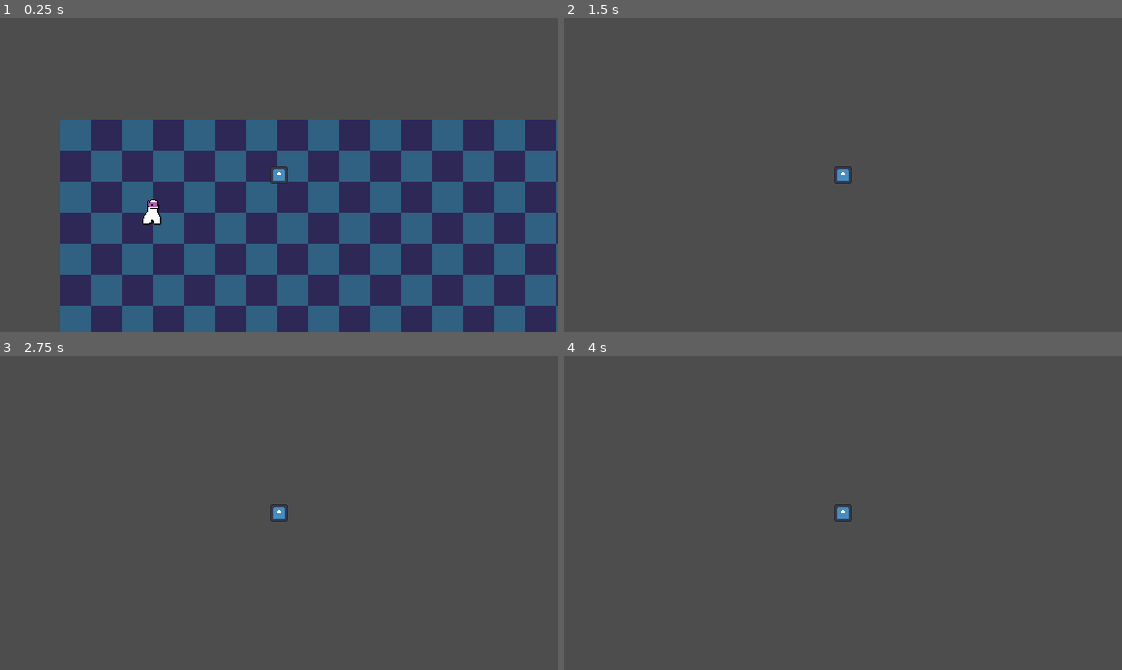
Above: before the commit, frames 1-4 (two rows, left to right).
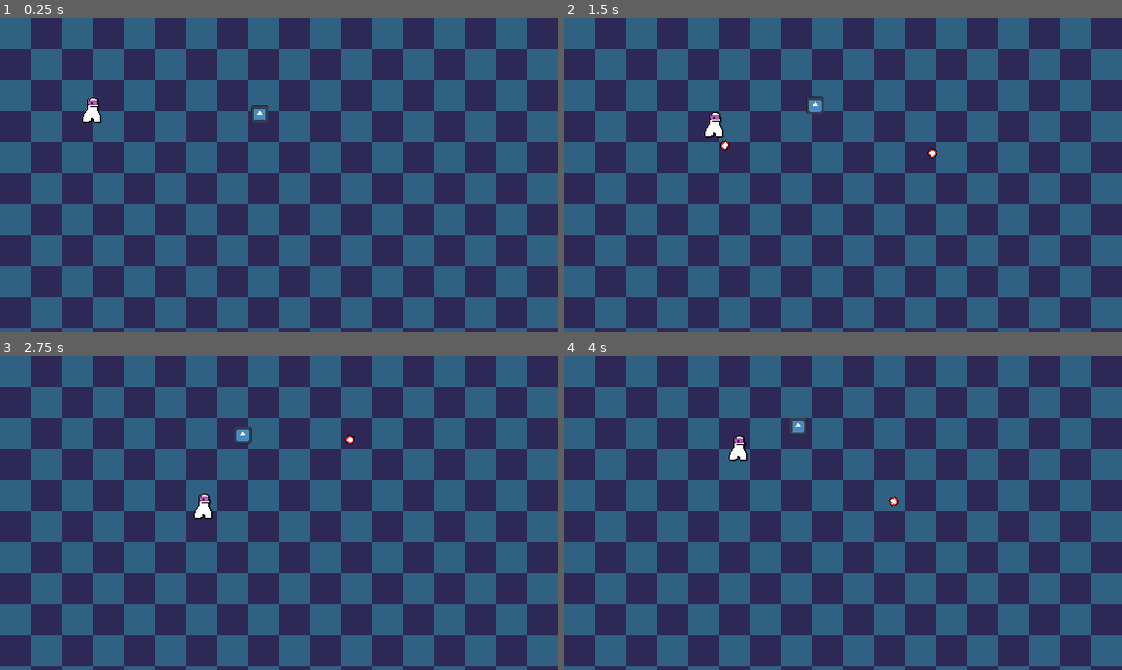
Above: after the commit, the same moments.

Repository: home-gamejam/global-gamejam-202601
Game: Godot game, scene res://world.tscn
Same seed, same stepped clock (60 frames per second), same inputs: the game is played once before the commit and once after it. The engine's default icon, where the game draws it, is replaced by a stand-in: a white triangle on a blue panel in a dark square.
Inputs (mouse positions are in pixels of both pictures, inside the frame that each line leads up to):
- Up to frame 1 (0.25 s): no input
- Up to frame 2 (1.5 s): move the mouse to (965, 159) at 0.52 s; press the mouse at (965, 159) at 0.53 s; hold D (right) 0.53-1.28 s; move the mouse to (731, 190) at 1.27 s; release the mouse at (731, 190) at 1.28 s; hold S (down) from 1.28 s (still down); click (731, 190) at 1.35 s
- Up to frame 3 (2.75 s): move the mouse to (334, 443) at 2.02 s; release S (down) at 2.03 s; press the mouse at (334, 443) at 2.03 s; hold D (right) from 2.03 s (still down)
- Up to frame 4 (4 s): move the mouse to (815, 575) at 2.77 s; release D (right) at 2.78 s; release the mouse at (815, 575) at 2.78 s; hold W (up) 2.78-3.53 s; click (815, 575) at 2.85 s; move the mouse to (1010, 560) at 3.52 s; press the mouse at (1010, 560) at 3.53 s; hold A (left) from 3.53 s (still down)

The runs differ from the first frame. In frame 1, 82% of the frame differs, in the area x 0-100%, y 0-100%; in frame 2, 100%; in frame 3, 100%; in frame 4, 100%.

Commit message:
camera fix

Diff:
--- a/prison-un-break/R-P_Enemy.tscn
+++ b/prison-un-break/R-P_Enemy.tscn
@@ -1,18 +1,16 @@
 [gd_scene format=3 uid="uid://dv4c5wvld2g82"]
 
 [ext_resource type="Texture2D" uid="uid://cr2bvle3d6abx" path="res://icon.svg" id="1_f50pn"]
-[ext_resource type="Script" uid="uid://cmst56q7tl4s2" path="res://hurtbox.gd" id="2_ghy6p"]
+[ext_resource type="Script" path="res://hurtbox.gd" id="2_ghy6p"]
 
 [sub_resource type="GDScript" id="GDScript_ij6vw"]
 resource_name = "RP-Npc"
 script/source = "class_name Enemy
+
 extends CharacterBody2D
 
-@onready var hurt_box: HurtBox = $Sprite2D/HurtBox
-
-@export var health : int = 30
-
-var speed = 250.0
+var speed = 10.0
+var health = 30
 
 func _ready():
 	velocity = Vector2(-200, -200).normalized() * speed
@@ -22,11 +20,6 @@
 	var collision = move_and_collide(velocity * delta)
 	if collision:
 		velocity = velocity.bounce(collision.get_normal())
-
-
-#referecnced in bullet scene
-func take_damage(_amoumt: int) -> void:
-	print(\"damage\")
 "
 
 [sub_resource type="CircleShape2D" id="CircleShape2D_vv0l5"]
@@ -40,11 +33,8 @@
 scale = Vector2(0.140625, 0.140625)
 texture = ExtResource("1_f50pn")
 
-[node name="Camera2D" type="Camera2D" parent="." unique_id=1255896089]
-
 [node name="HurtBox" type="Area2D" parent="." unique_id=320614368]
 script = ExtResource("2_ghy6p")
-metadata/_custom_type_script = "uid://cmst56q7tl4s2"
 
 [node name="CollisionShape2D" type="CollisionShape2D" parent="HurtBox" unique_id=2064330356]
 shape = SubResource("CircleShape2D_vv0l5")
